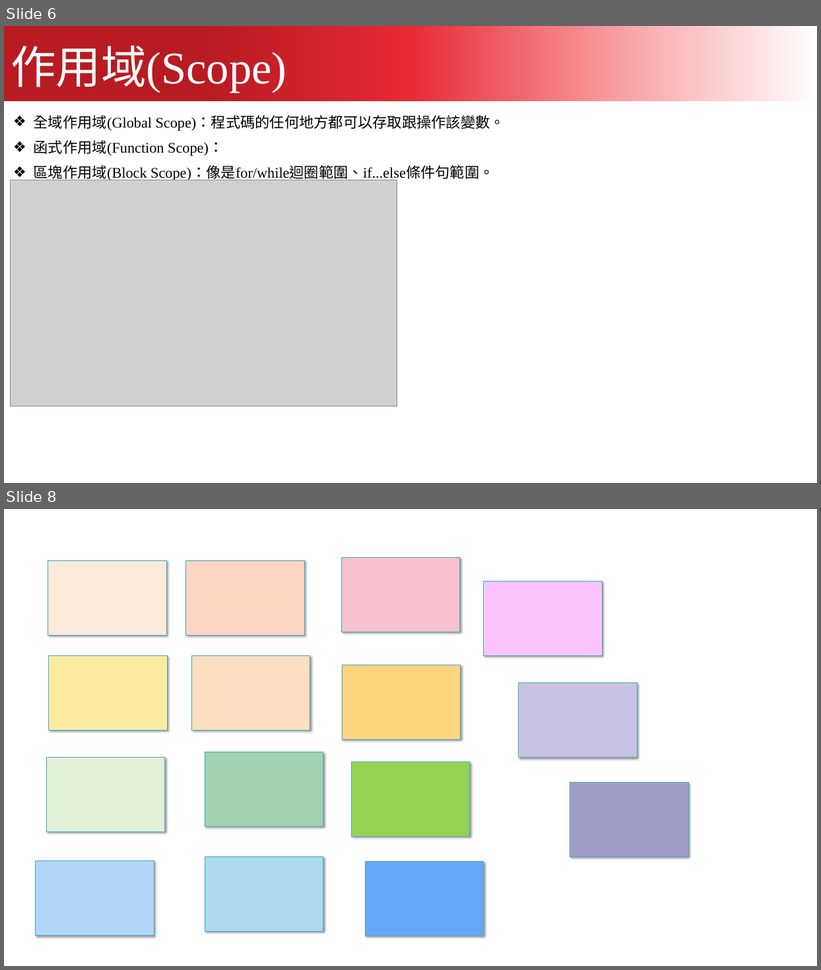
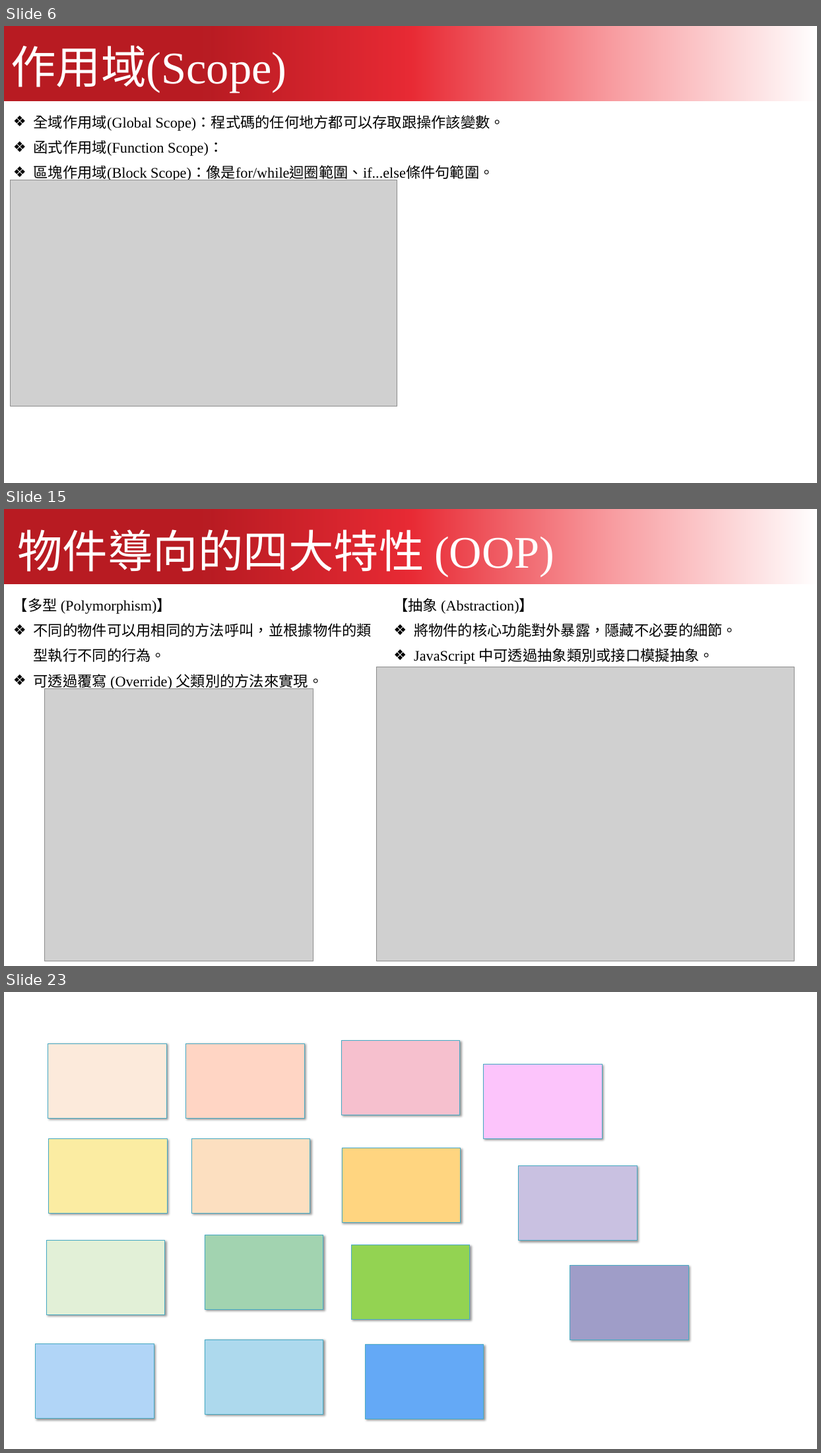
Before and after one commit to kcwc1029/blog, a slide deck: 互動網頁設計/JavaScript/javascript_01.pptx. Shown one above the other, each under a label of ours: slides 6 and 8 before the commit, slides 6, 15 and 23 after it; the slides between them are not shown. The pictures are 821x970 and 821x1453 pixels, drawn with LibreOffice and Linux fonts; fonts in the diff are those of the drawing; grey boxes stand for pictures. Boxes give left, top, right and bottom in pixels: in the first picture for what was removed or moved away, otherwise in the second. Text is boxed around its words. In the diff, an @@ line names an element or a change of style, - is before the commit and + after.

```diff
--- a/互動網頁設計/JavaScript/javascript_01.pptx
+++ b/互動網頁設計/JavaScript/javascript_01.pptx
@@ slide 15 added at [4, 509, 817, 966], background #FFFFFF @@
@@ freeform shape added at [4, 509, 817, 584], fill gradient #B81B22 to #E82A34 to #F89DA1 to #FFFFFF @@
@@ text added at [18, 529, 554, 577], 80 pt, text #FFFFFF @@
+物件導向的四大特性 (OOP)
@@ text added at [13, 598, 372, 690], 26 pt, text #000000 @@
+【多型 (Polymorphism)】
+❖ 不同的物件可以用相同的方法呼叫，並根據物件的類型執行不同的行為。
+❖ 可透過覆寫 (Override) 父類別的方法來實現。
@@ text added at [393, 598, 737, 664], 26 pt, text #000000 @@
+【抽象 (Abstraction)】
+❖ 將物件的核心功能對外暴露，隱藏不必要的細節。
+❖ JavaScript 中可透過抽象類別或接口模擬抽象。
@@ picture added at [376, 667, 795, 962] @@
@@ picture added at [45, 689, 314, 962] @@
@@ what was slide 8 is now slide 23 @@
```
Also in this commit, not shown: 3 slides changed, 14 other slides added, 14 other files.
